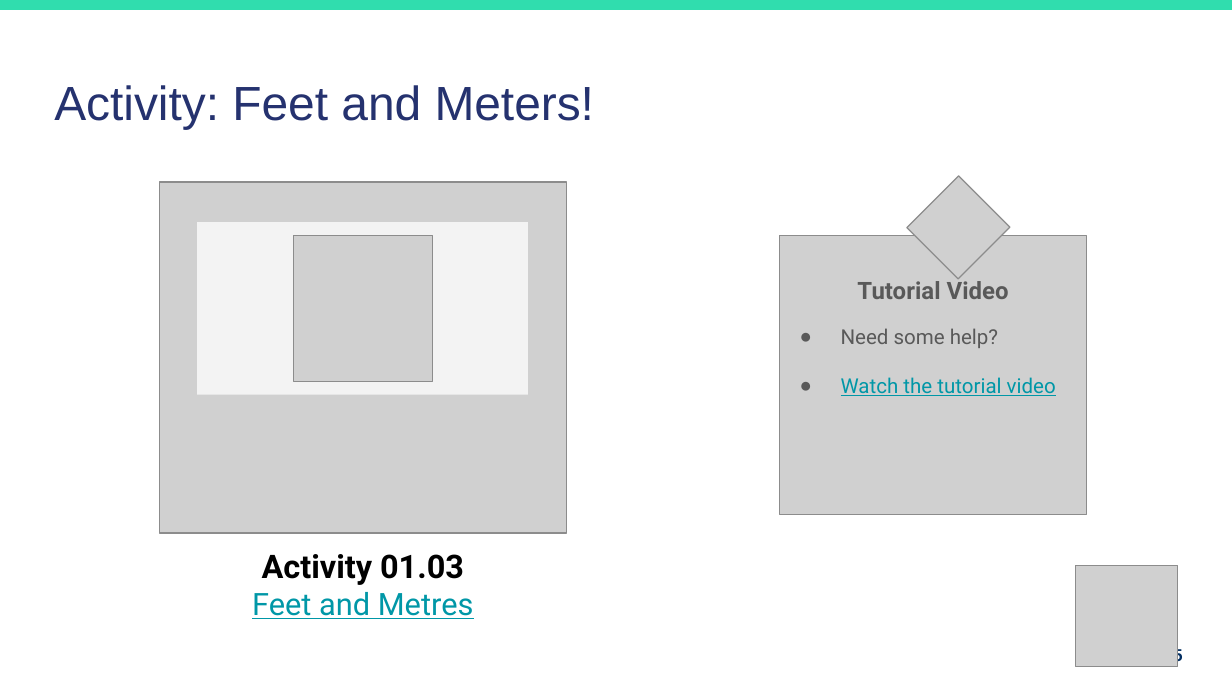
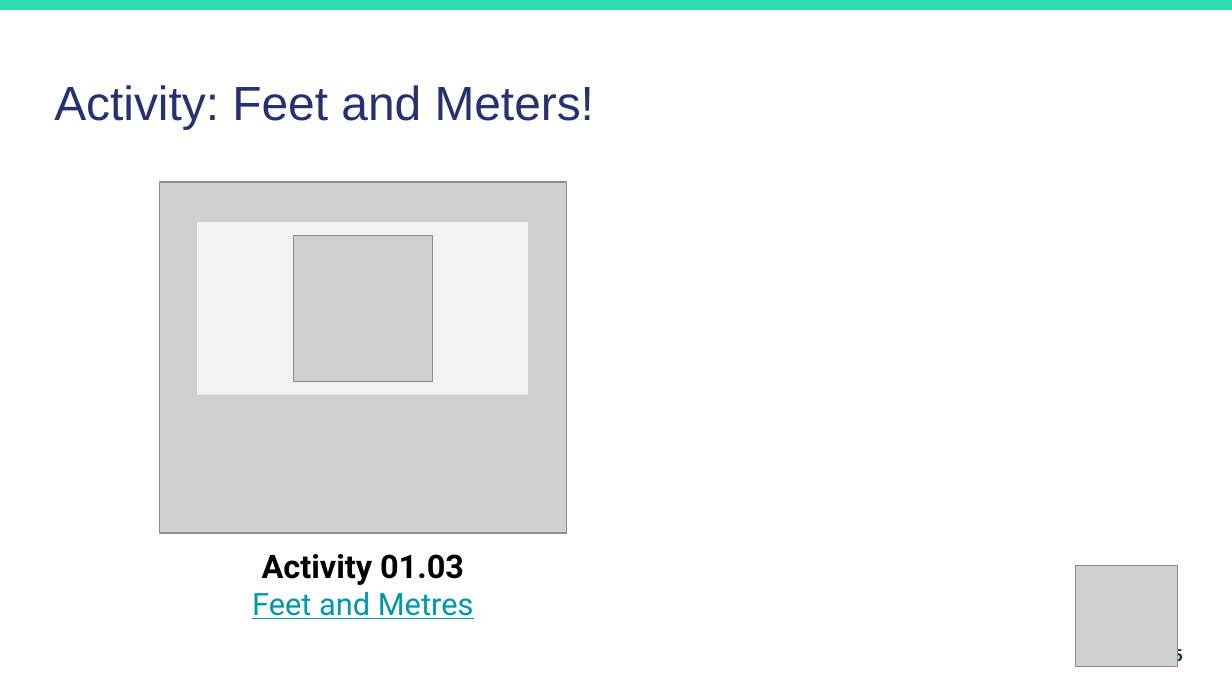
Before and after one commit to duari132/6iec-intermediate-coding, a slide deck: slide 85 of Lesson-1-Number-Variables/Lesson-1-Number-Variables.pptx. Drawn at 1232x693 pixels with LibreOffice and Linux fonts; fonts in the diff are those of the drawing; grey boxes stand for pictures. Boxes give left, top, right and bottom in pixels: in the first picture for what was removed or moved away, otherwise in the second. Text is boxed around its words. In the diff, an @@ line names an element or a change of style, - is before the commit and + after.

Commit message:
fix links lesson 1

```diff
--- a/Lesson-1-Number-Variables/Lesson-1-Number-Variables.pptx
+++ b/Lesson-1-Number-Variables/Lesson-1-Number-Variables.pptx
@@ picture removed at bbox=[906, 176, 1009, 279] @@
@@ picture removed at bbox=[780, 235, 1087, 514] @@
@@ text removed at bbox=[857, 278, 1009, 299] @@
-Tutorial Video
@@ text removed at bbox=[841, 328, 1056, 396] @@
-● Need some help?
-● Watch the tutorial video
```
